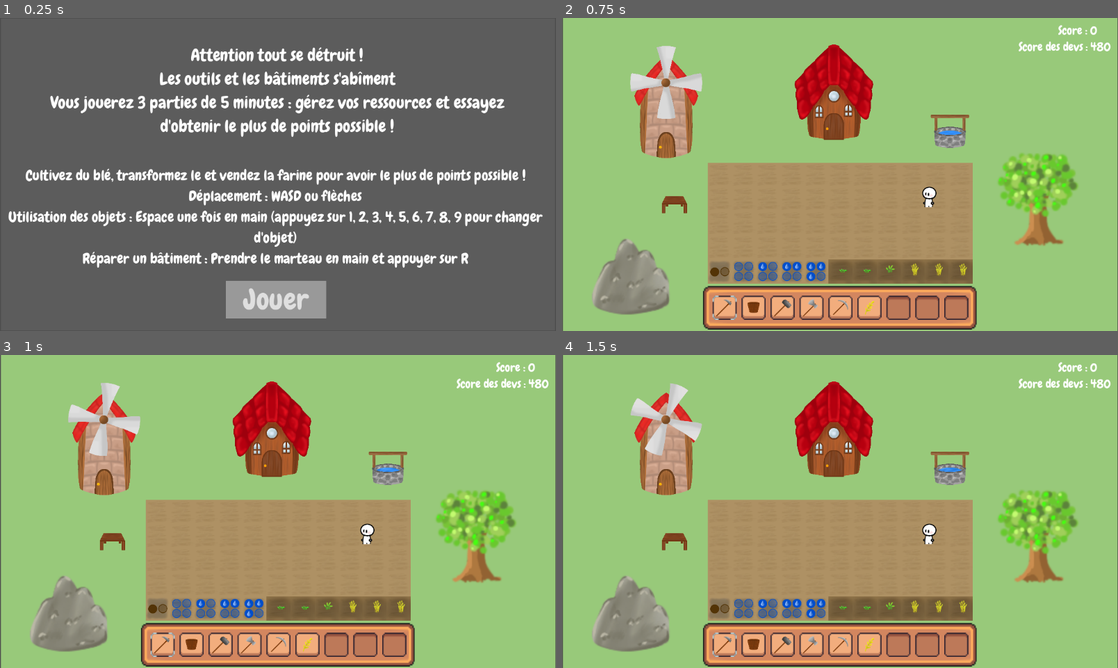
Above: before the commit, frames 1-4 (two rows, left to right).
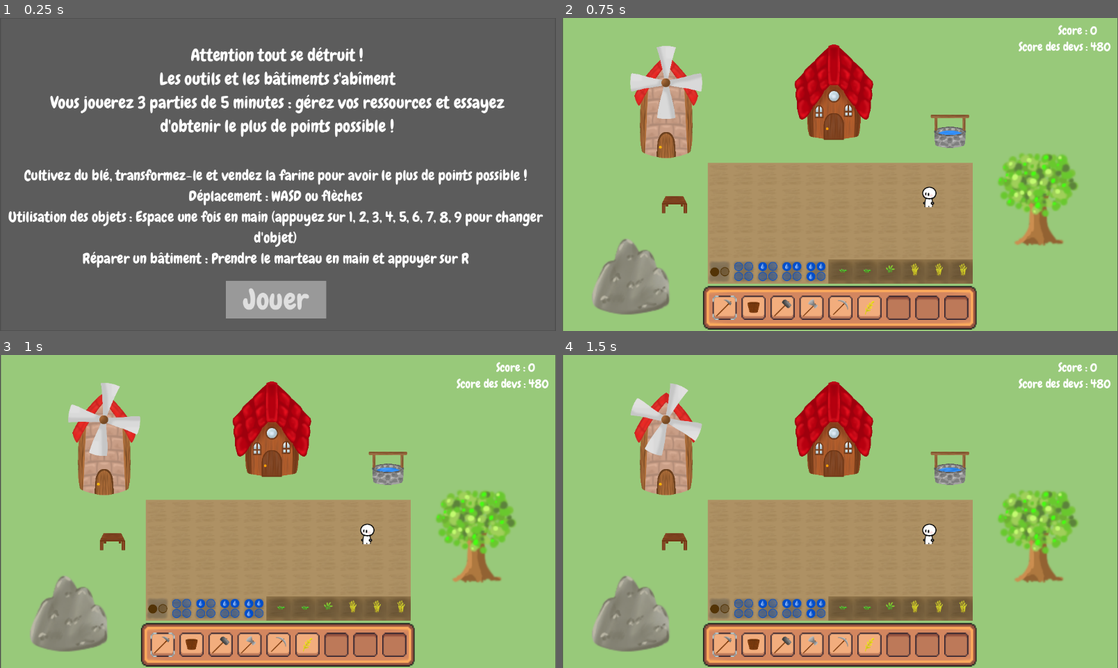
Above: after the commit, the same moments.

Repository: LaClimSx/Back-to-the-roots
Game: Godot game, scene res://Scenes/main_menu.tscn
Two runs of this game, one before a commit and one after it. Both use one fixed random seed, a clock stepped at 60 frames per second and the inputs below.
Inputs (mouse positions are in pixels of both pictures, inside the frame that each line leads up to):
- Up to frame 1 (0.25 s): no input
- Up to frame 2 (0.75 s): click "Jouer" at 0.5 s
- Up to frame 3 (1 s): no input
- Up to frame 4 (1.5 s): click (723, 646) at 1.25 s

The runs differ from the first frame. In frame 1, 2.9% of the frame differs, in the area x 4-98%, y 48-80%; in frame 2, nothing differs; in frame 3, nothing differs; in frame 4, nothing differs.

Commit message:
fix: fix typo in main menu text

Diff:
--- a/Scenes/main_menu.tscn
+++ b/Scenes/main_menu.tscn
@@ -63,7 +63,7 @@
 offset_bottom = 537.0
 theme_override_fonts/font = ExtResource("2_lhsny")
 theme_override_font_sizes/font_size = 30
-text = "Cultivez du blé, transformez le et vendez la farine pour avoir le plus de points possible !
+text = "Cultivez du blé, transformez-le et vendez la farine pour avoir le plus de points possible !
 Déplacement : WASD ou flèches
 Utilisation des objets : Espace une fois en main (appuyez sur 1, 2, 3, 4, 5, 6, 7, 8, 9 pour changer d'objet)
 Réparer un bâtiment : Prendre le marteau en main et appuyer sur R"
